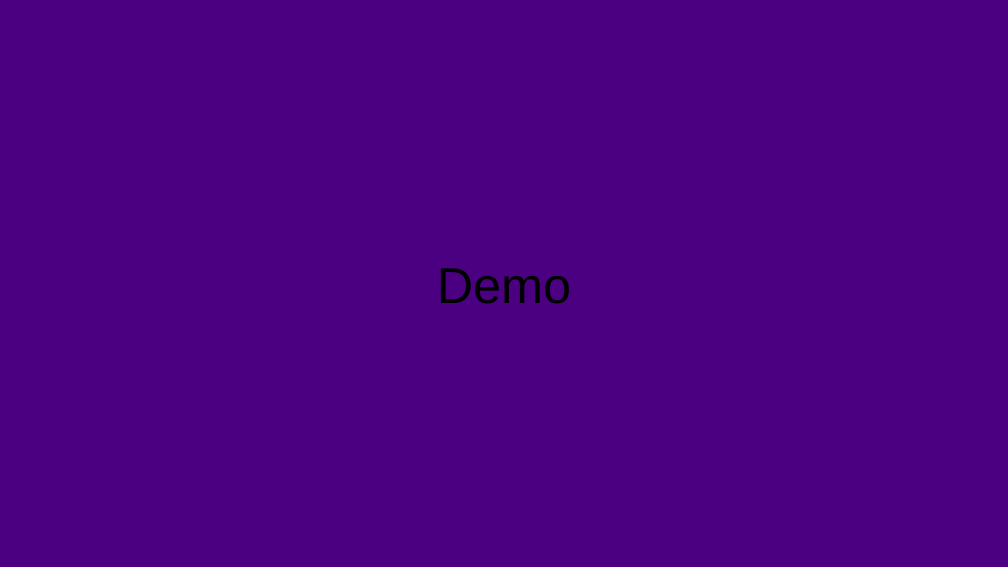
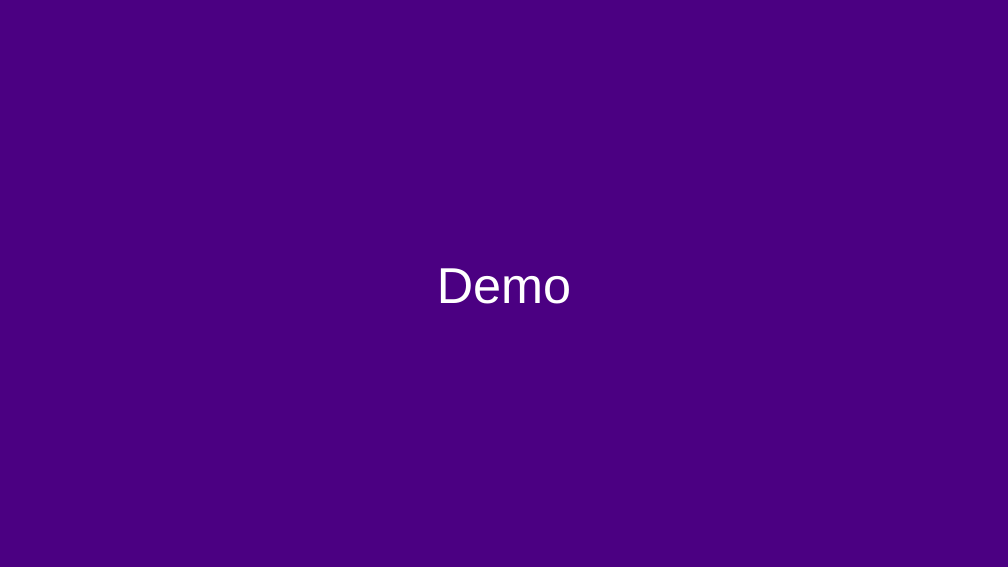
Before and after one commit to breakfireaus/Movie-database, a slide deck: slide 5 of file-storage/Project Presentation.pptx. Drawn at 1008x567 pixels with LibreOffice and Linux fonts; fonts in the diff are those of the drawing. Boxes give left, top, right and bottom in pixels: in the first picture for what was removed or moved away, otherwise in the second. Text is boxed around its words. In the diff, an @@ line names an element or a change of style, - is before the commit and + after.

```diff
--- a/file-storage/Project Presentation.pptx
+++ b/file-storage/Project Presentation.pptx
@@ title "Demo" at box(437, 268, 571, 304): text colour #000000 to #FFFFFF @@
```
Also in this commit, not shown: 1 slide added, 1 slide removed, 1 other file.
